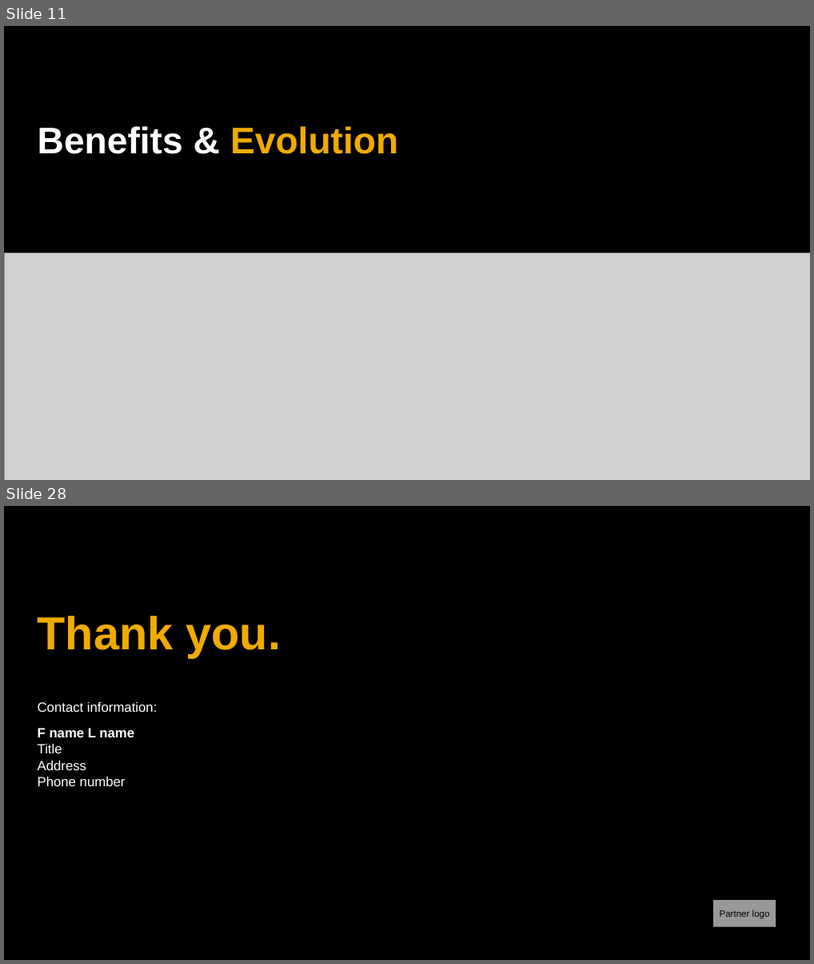
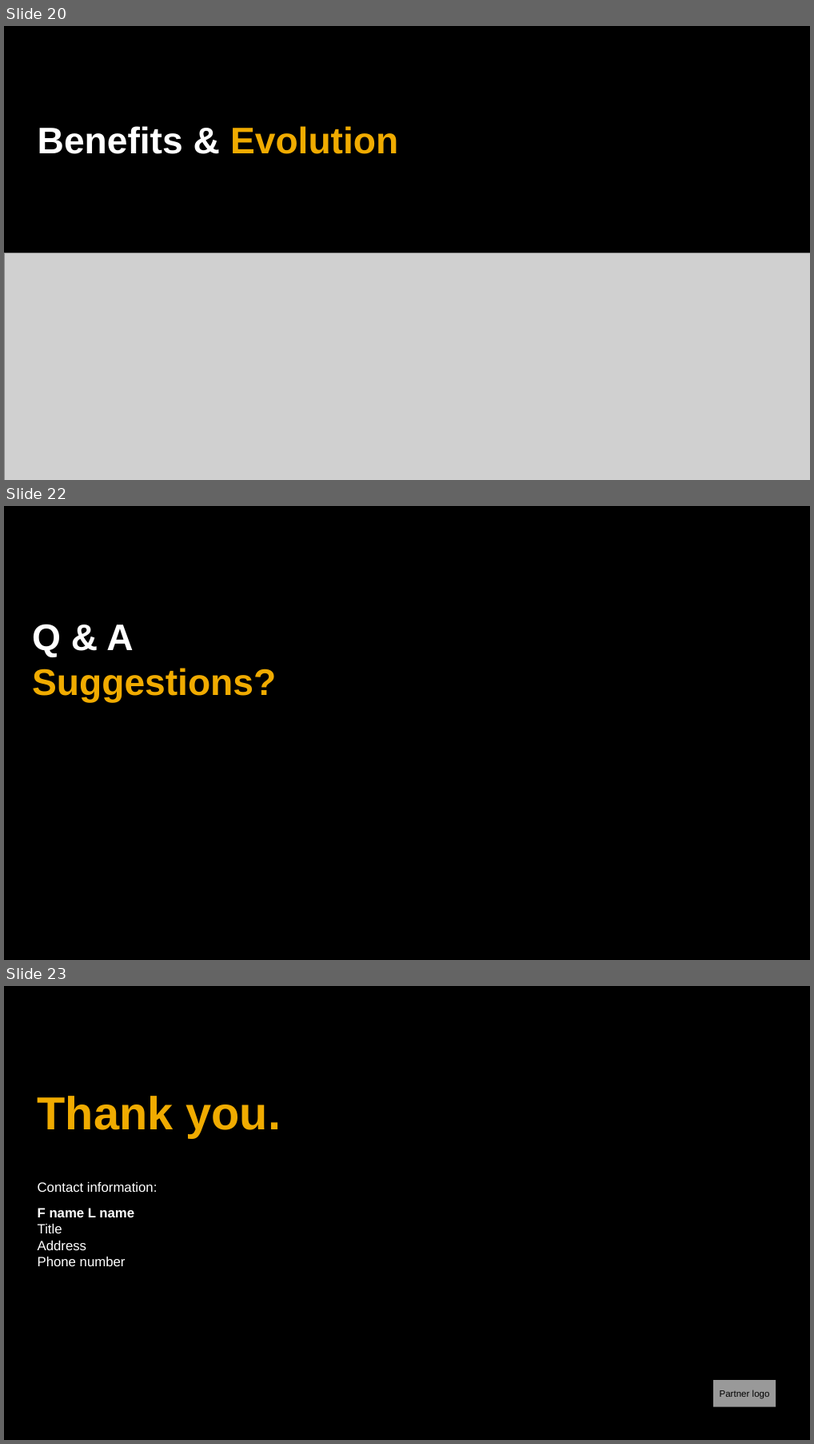
Before and after one commit to qianyilun/workload-calculator, a slide deck: SAP_2017_16x9_black_and_white.pptx. Shown one above the other, each under a label of ours: slides 11 and 28 before the commit, slides 20, 22 and 23 after it; the slides between them are not shown. The pictures are 814x964 and 814x1444 pixels, drawn with LibreOffice and Linux fonts; fonts in the diff are those of the drawing; grey boxes stand for pictures; background and template pictures are left out. Boxes give left, top, right and bottom in pixels: in the first picture for what was removed or moved away, otherwise in the second. Text is boxed around its words. In the diff, an @@ line names an element or a change of style, - is before the commit and + after.

```diff
--- a/SAP_2017_16x9_black_and_white.pptx
+++ b/SAP_2017_16x9_black_and_white.pptx
@@ slide 22 added at (4,506,810,960), background #000000 @@
@@ title added at (32,624,276,703), 44 pt, text #F0AB00, bold @@
+Q & A
+Suggestions?
@@ what was slide 11 is now slide 20 @@
@@ what was slide 28 is now slide 23 @@
```
Also in this commit, not shown: 2 slides changed, 4 other slides added, 10 slides removed, 24 other files.
